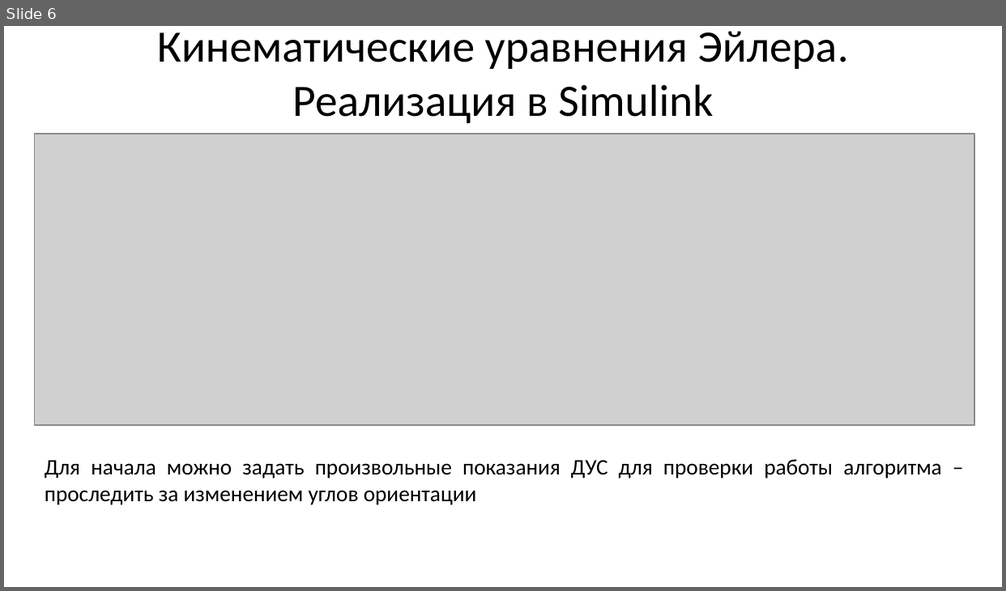
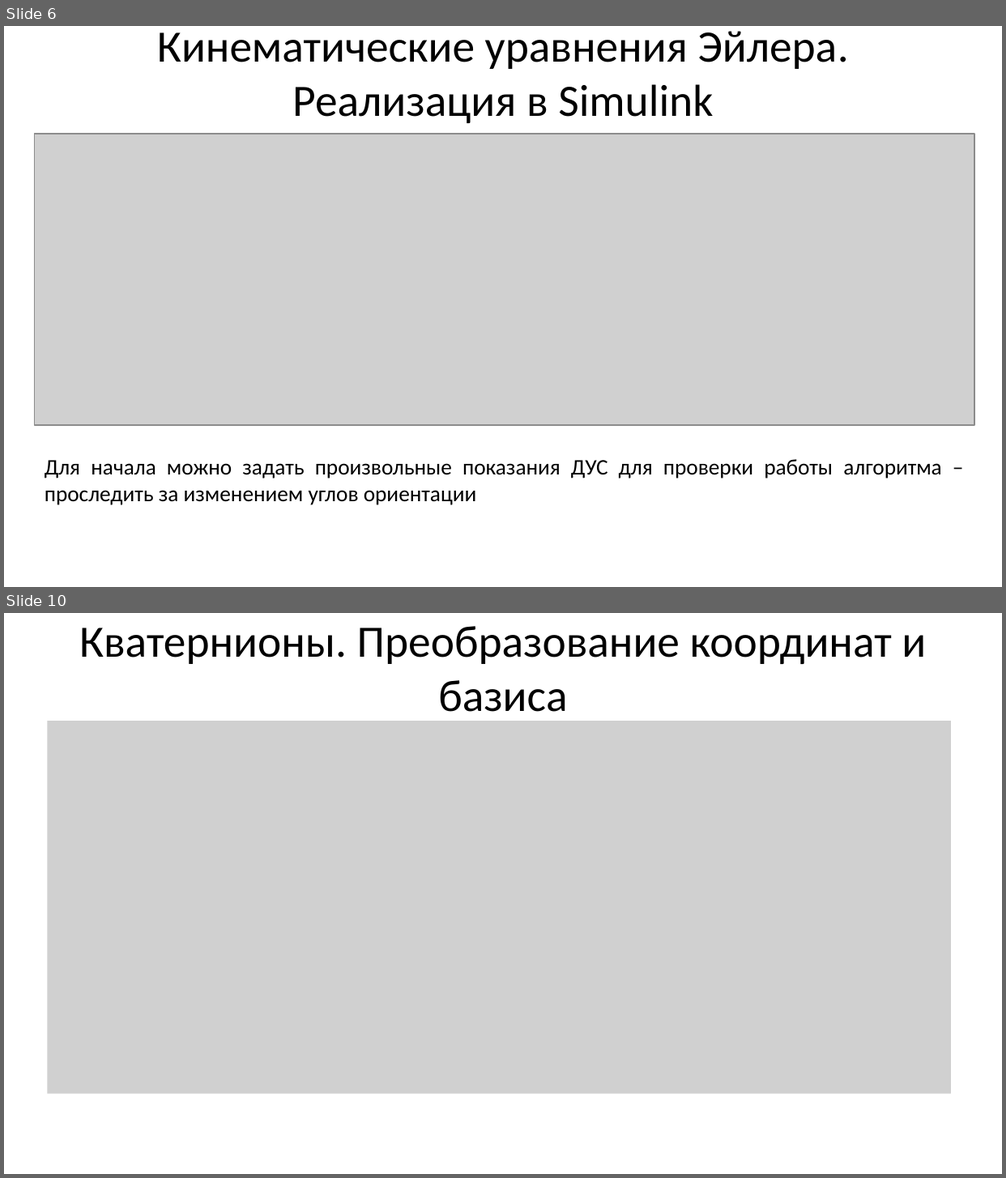
Before and after one commit to Suturin-Daniil/FlightDynamics2025, a slide deck: Презентации/L2/L2.pptx. Shown one above the other, each under a label of ours: slide 6 before the commit, slides 6 and 10 after it; the slides between them are not shown. The pictures are 1006x591 and 1006x1178 pixels, drawn with LibreOffice and Linux fonts; fonts in the diff are those of the drawing; grey boxes stand for pictures. Boxes give left, top, right and bottom in pixels: in the first picture for what was removed or moved away, otherwise in the second. Text is boxed around its words. In the diff, an @@ line names an element or a change of style, - is before the commit and + after.

```diff
--- a/Презентации/L2/L2.pptx
+++ b/Презентации/L2/L2.pptx
@@ slide 10 added at box(4, 613, 1002, 1174), background #FFFFFF @@
@@ title added at box(79, 626, 926, 722), 32.4 pt, text #000000 @@
+Кватернионы. Преобразование координат и базиса
@@ picture added at box(47, 721, 951, 1094) @@
```
Also in this commit, not shown: 2 slides changed, 4 other slides added, 1 slide removed, 4 other files.
